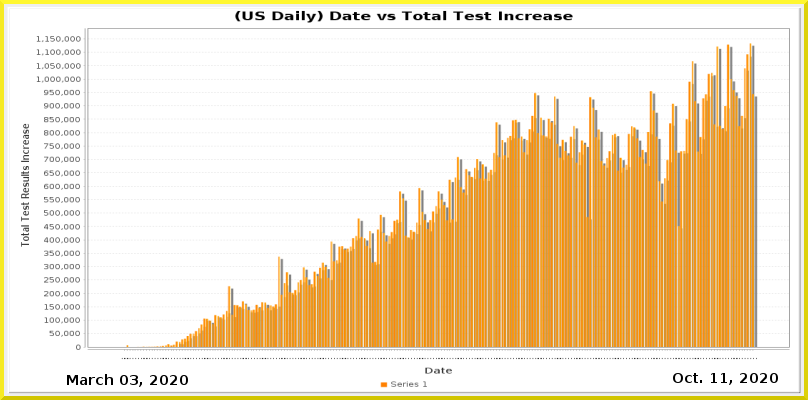
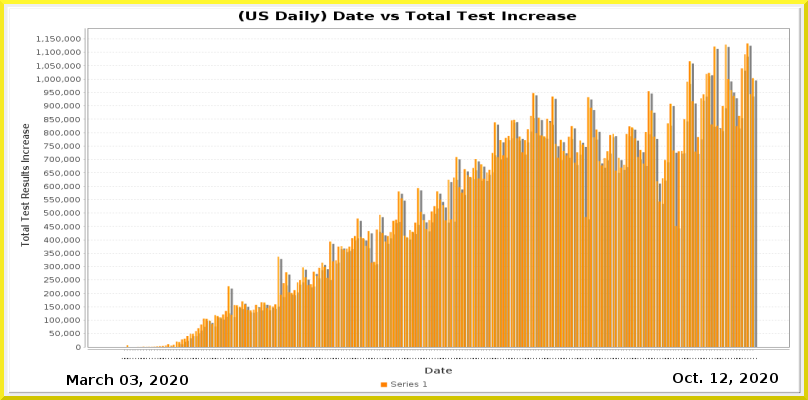
Layers edited between the first and the second 808 × 400 image:
painted on "Current Date" over [720, 373, 727, 383]
painted on "Date_vs_TestIncrease.png" over [140, 10, 758, 360]
